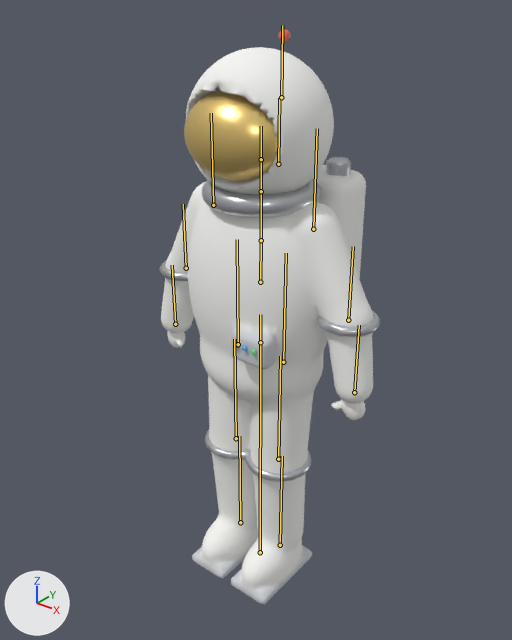
The glTF model models/photographer_astronaut.glb, before and after one commit.
Before and after are seen from a 50 mm camera at (1.337, -1.697, 2.083) aimed at (-0.041, 0.025, 1.016). The axes (+X, +Y, +Z) are drawn at lower left. The lights are the same throughout. The older version comes first. The bones that bend it are drawn over the model as lines.

The first picture shows 'photographer_astronaut_mesh'.
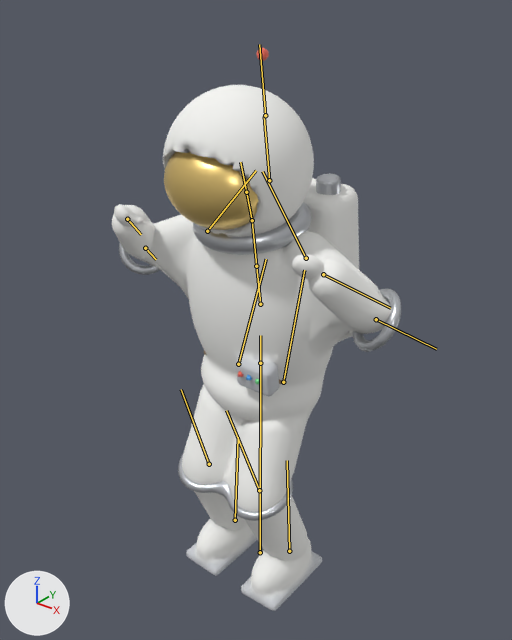
The newer file adds an action. The first version stands in its rest pose; the second is drawn at frame 18 of the action 'emote_chicken'.

Pixel boxes (x1, y1, x2, y2) of what changed, in the pictures (512 x 640 px):
'photographer_astronaut_mesh', posed (31% wider)
    before: (159, 29, 380, 604)
    after: (112, 48, 401, 611)
bone 'hips', root to tip
    before: (260, 342) to (260, 314)
    after: (260, 363) to (260, 335)
bone 'spine', root to tip
    before: (260, 282) to (261, 240)
    after: (260, 304) to (256, 266)
bone 'neck', root to tip
    before: (261, 191) to (261, 159)
    after: (252, 220) to (246, 192)
bone 'head', root to tip
    before: (261, 159) to (261, 126)
    after: (246, 192) to (240, 162)
bone 'shoulder_l', root to tip
    before: (213, 205) to (211, 113)
    after: (207, 231) to (256, 170)
bone 'elbow_l', root to tip
    before: (186, 268) to (183, 204)
    after: (145, 248) to (156, 259)
bone 'shoulder_r', root to tip
    before: (313, 229) to (317, 128)
    after: (306, 258) to (262, 171)
bone 'elbow_r', root to tip
    before: (348, 320) to (353, 246)
    after: (376, 319) to (436, 349)
bone 'hip_l', root to tip
    before: (238, 344) to (237, 239)
    after: (238, 364) to (266, 259)
bone 'knee_l', root to tip
    before: (236, 438) to (234, 339)
    after: (209, 464) to (181, 389)
bone 'foot_l', root to tip
    before: (240, 522) to (239, 436)
    after: (235, 520) to (238, 437)
bone 'hip_r', root to tip
    before: (283, 362) to (286, 253)
    after: (283, 382) to (304, 270)
bone 'knee_r', root to tip
    before: (278, 459) to (280, 356)
    after: (259, 490) to (226, 410)
bone 'foot_r', root to tip
    before: (280, 545) to (282, 456)
    after: (289, 551) to (287, 460)

The edits, one by one:
Bone 'hips' (bone_hips) moves from (0.0, 0.0, 0.0) to (0.0, -0.08, 0.0).
Bone 'spine' (bone_spine) turns from (0, 0, 0) to (9, 0, 0) degrees about its own x, y and z.
Bone 'neck' (bone_neck) turns from (0, 0, 0) to (6, 0, 0) degrees about its own x, y and z.
Bone 'head' (bone_head) turns from (0, 0, 0) to (2, 0, 0) degrees about its own x, y and z.
Bone 'shoulder_l' (bone_shoulder_l) turns from (0, 0, 0) to (-11, 0, -40) degrees about its own x, y and z.
Bone 'elbow_l' (bone_elbow_l) turns from (0, 0, 0) to (-132, 0, 0) degrees about its own x, y and z.
Bone 'shoulder_r' (bone_shoulder_r) turns from (0, 0, 0) to (-11, 0, 40) degrees about its own x, y and z.
Bone 'elbow_r' (bone_elbow_r) turns from (0, 0, 0) to (-132, 0, 0) degrees about its own x, y and z.
Bone 'hip_l' (bone_hip_l) turns from (0, 0, 0) to (-20, 0, -3) degrees about its own x, y and z.
Bone 'knee_l' (bone_knee_l) turns from (0, 0, 0) to (40, 0, 0) degrees about its own x, y and z.
Bone 'foot_l' (bone_foot_l) turns from (0, 0, 0) to (-20, 0, 0) degrees about its own x, y and z.
Bone 'hip_r' (bone_hip_r) turns from (0, 0, 0) to (-20, 0, 3) degrees about its own x, y and z.
Bone 'knee_r' (bone_knee_r) turns from (0, 0, 0) to (40, 0, 0) degrees about its own x, y and z.
Bone 'foot_r' (bone_foot_r) turns from (0, 0, 0) to (-20, 0, 0) degrees about its own x, y and z.
